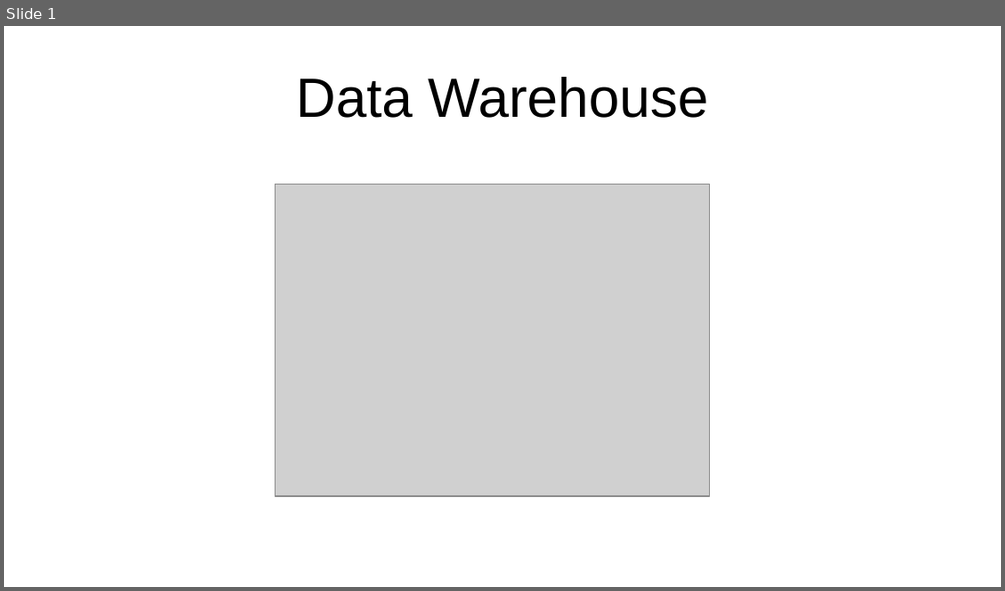
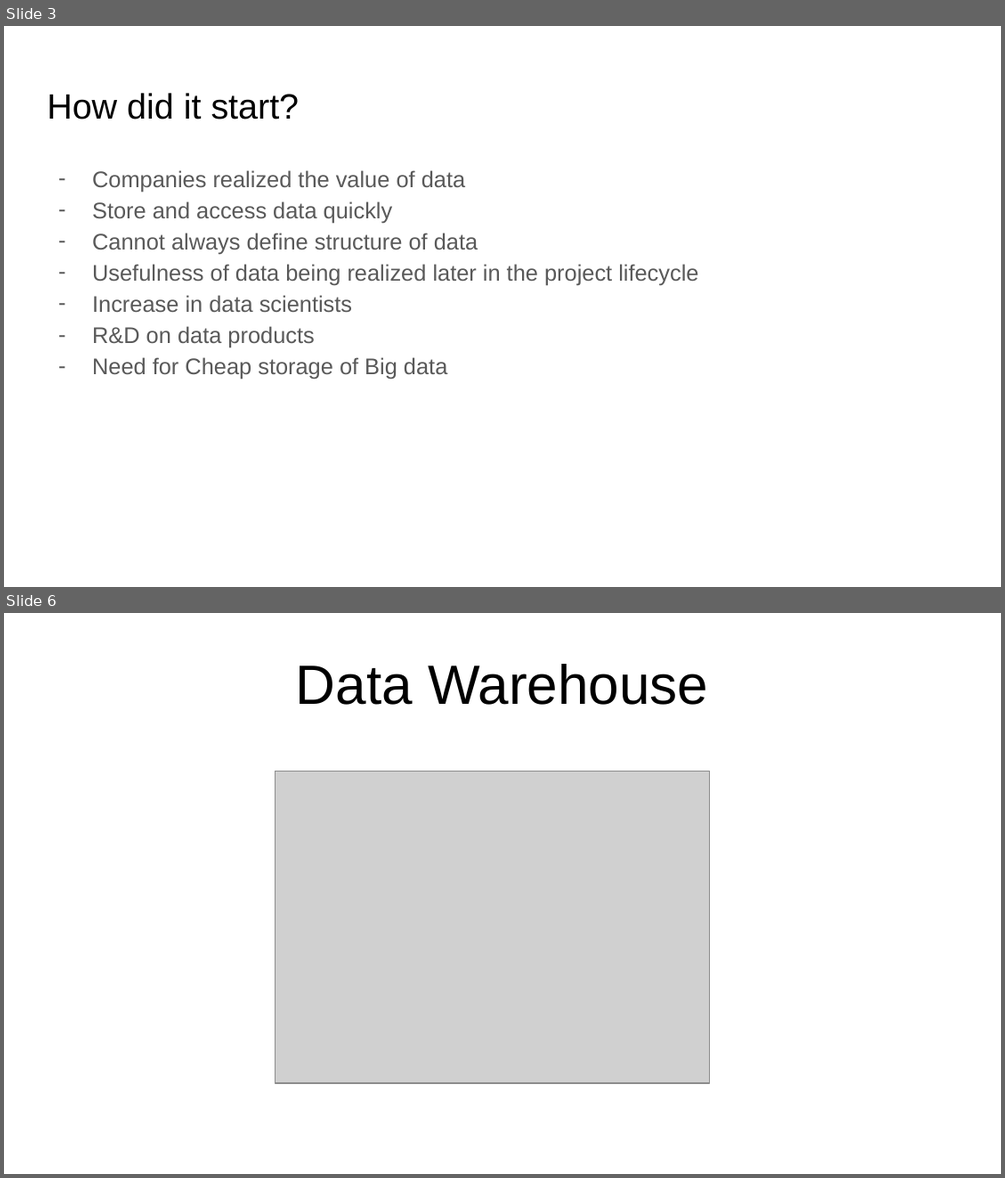
Before and after one commit to mossdet/dlp_data_eng, a slide deck: Notes/03_01_Data_Warehouse.odp. Shown one above the other, each under a label of ours: slide 1 before the commit, slides 3 and 6 after it; the slides between them are not shown. The pictures are 1005x591 and 1005x1178 pixels, drawn with LibreOffice and Linux fonts; fonts in the diff are those of the drawing; grey boxes stand for pictures. Boxes give left, top, right and bottom in pixels: in the first picture for what was removed or moved away, otherwise in the second. Text is boxed around its words. In the diff, an @@ line names an element or a change of style, - is before the commit and + after.

Commit message:
add data pipeline files for week 4, some were missing

```diff
--- a/Notes/03_01_Data_Warehouse.odp
+++ b/Notes/03_01_Data_Warehouse.odp
@@ slide 3 added at (4,26,1001,587), background #FFFFFF @@
@@ title added at (47,93,299,119), 28 pt, text #000000 @@
+How did it start?
@@ text added at (92,170,698,378), 18 pt, text #595959 @@
+– Companies realized the value of data
+– Store and access data quickly
+– Cannot always define structure of data
+– Usefulness of data being realized later in the project lifecycle
+– Increase in data scientists
+– R&D on data products
+– Need for Cheap storage of Big data
@@ what was slide 1 is now slide 6 @@
```
Also in this commit, not shown: 4 other slides added, 9 other files.
